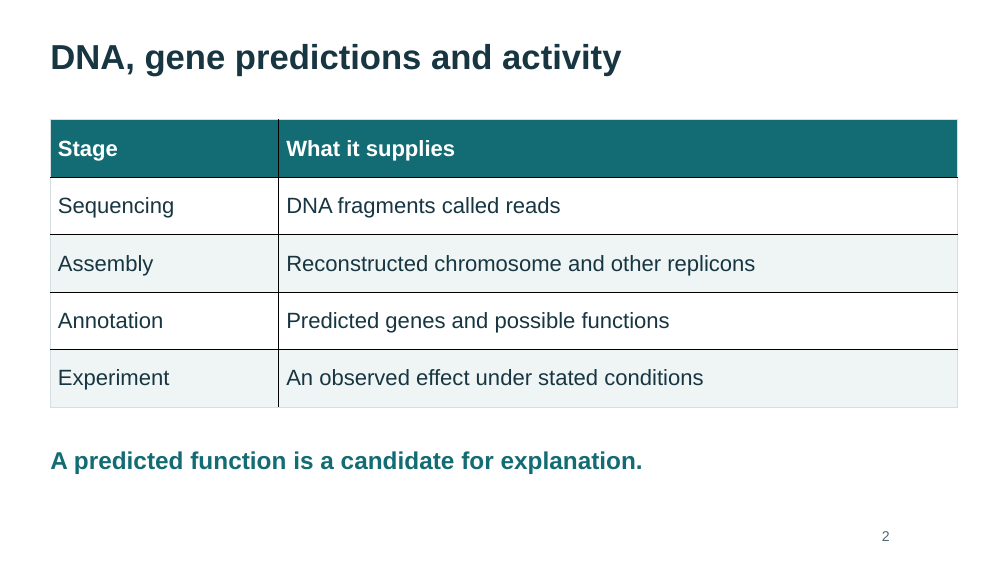
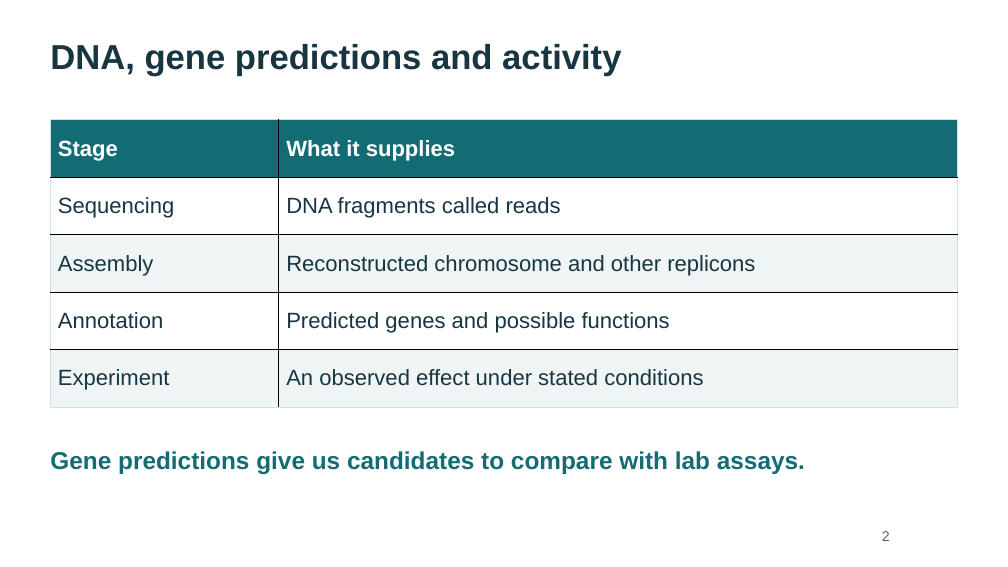
Before and after one commit to WhyAdr/sm-manu, a slide deck: slide 2 of explainer/NMZ-Serratia-genomics-explainer-2026-10-20.pptx. Drawn at 1008x567 pixels with LibreOffice and Linux fonts; fonts in the diff are those of the drawing. Boxes give left, top, right and bottom in pixels: in the first picture for what was removed or moved away, otherwise in the second. Text is boxed around its words. In the diff, an @@ line names an element or a change of style, - is before the commit and + after.

```diff
--- a/explainer/NMZ-Serratia-genomics-explainer-2026-10-20.pptx
+++ b/explainer/NMZ-Serratia-genomics-explainer-2026-10-20.pptx
@@ text at [50,451,805,474]: text changed @@
-A predicted function is a candidate for explanation.
+Gene predictions give us candidates to compare with lab assays.
```
Also in this commit, not shown: 21 other slides changed, 4 slides added, 1 slide removed, 12 other files.
